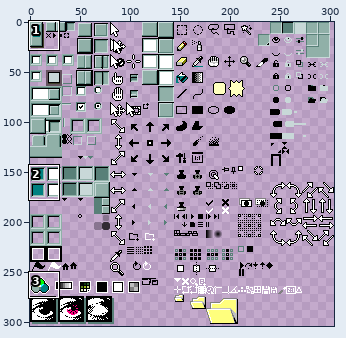
A sprite sheet gets an edit: Aseprite 95/eggplant/sheet.png. Above, an overview of the earlier version with the close-up marked.
Close-up. Before:
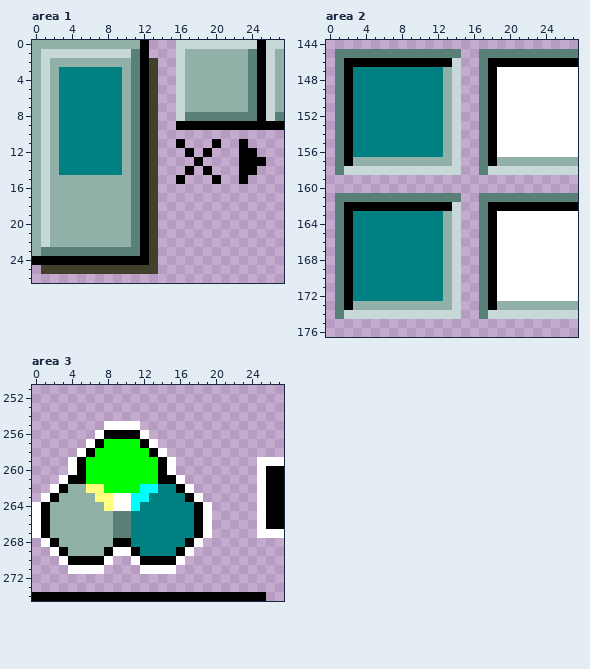
The file is 304x304 pixels. Pixels under 10% opacity are left out. Colours within 5 levels of each other are drawn and written as one. Shown: area 1: x 0..27, y 0..26; area 2: x 0..27, y 144..176; area 3: x 0..27, y 251..274.
After the commit:
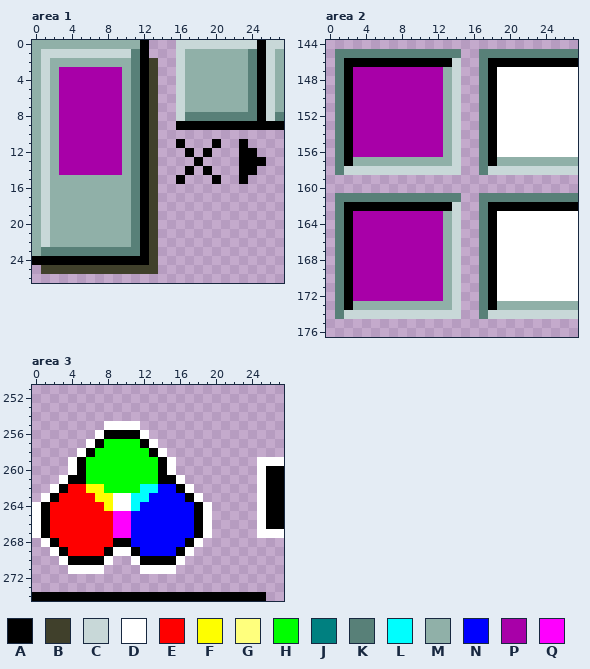
Palette (. is transparent): A #000000  B #40402b  C #c8d8d8  D #ffffff  E #fe0000  F #fefe00  G #ffff7d  H #00fe00  J #008080  K #588078  L #00fefe  M #90b0a8  N #0000fe  P #a800a8  Q #fe00fe
Difference:
Changed rows in their new state; - is an unchanged pixel.
Area 1:
first column x 3:
 3 PPPPPPP
 4 PPPPPPP
 5 PPPPPPP
 6 PPPPPPP
 7 PPPPPPP
 8 PPPPPPP
 9 PPPPPPP
10 PPPPPPP
11 PPPPPPP
12 PPPPPPP
13 PPPPPPP
14 PPPPPPP
Area 2:
first column x 3:
147 PPPPPPPPPP
148 PPPPPPPPPP
149 PPPPPPPPPP
150 PPPPPPPPPP
151 PPPPPPPPPP
152 PPPPPPPPPP
153 PPPPPPPPPP
154 PPPPPPPPPP
155 PPPPPPPPPP
156 PPPPPPPPPP
first column x 3:
163 PPPPPPPPPP
164 PPPPPPPPPP
165 PPPPPPPPPP
166 PPPPPPPPPP
167 PPPPPPPPPP
168 PPPPPPPPPP
169 PPPPPPPPPP
170 PPPPPPPPPP
171 PPPPPPPPPP
172 PPPPPPPPPP
Area 3:
first column x 2:
262 --EEFF------NN--
263 -EEEEFF----NNNN-
264 EEEEEEF---NNNNNN
265 EEEEEEEQQNNNNNNN
266 EEEEEEEQQNNNNNNN
267 EEEEEEEQQNNNNNNN
268 -EEEEEE--NNNNNN-
269 --EEEE----NNNN--
